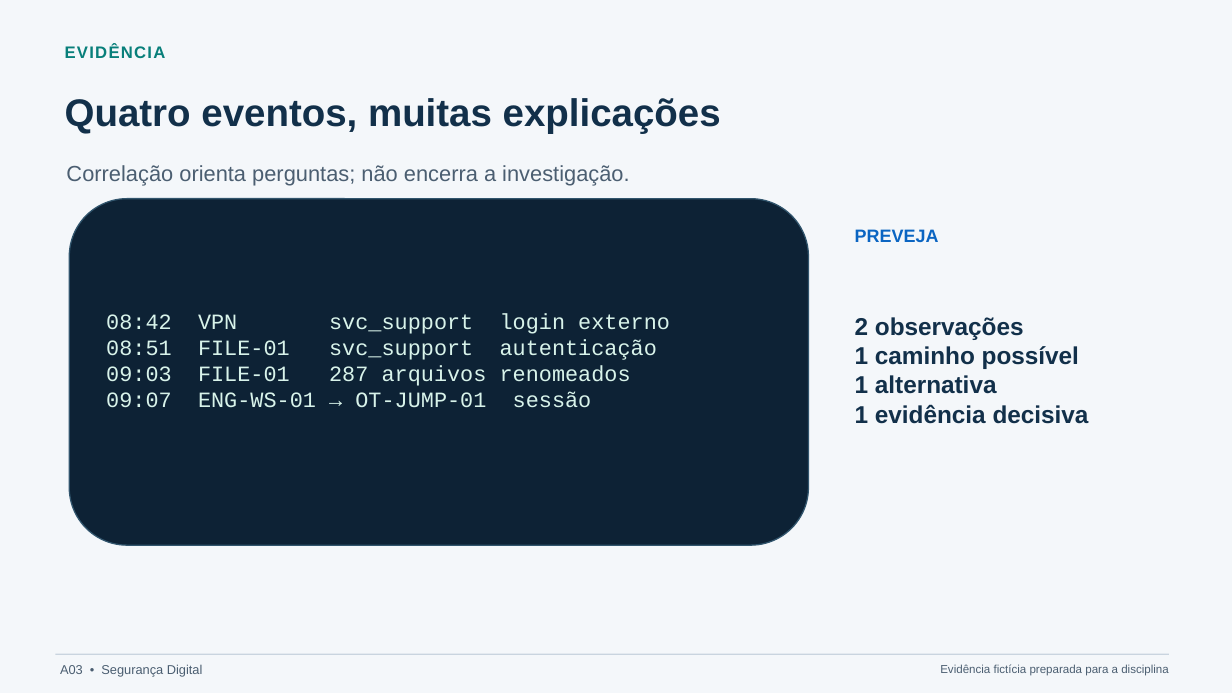
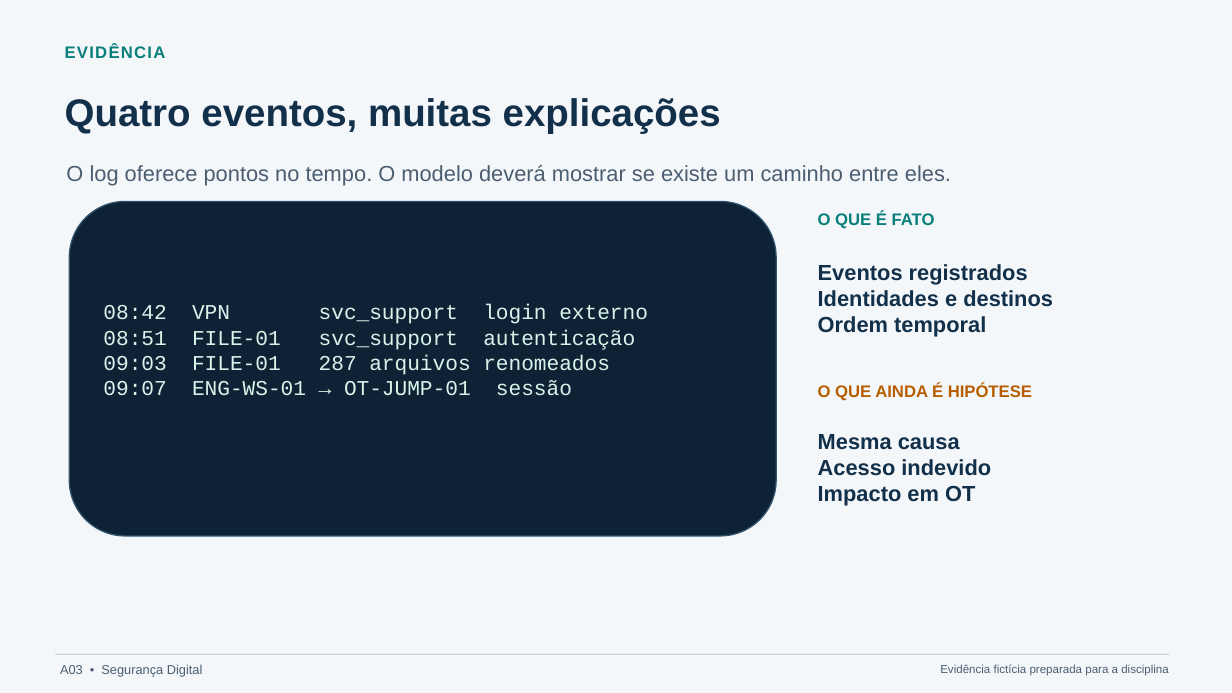
Before and after one commit to rafaelrezo/seguranca-digital, a slide deck: slide 2 of slides/A03-do-caminho-de-ataque-ao-modelo-de-ameacas/fonte/A03-do-caminho-de-ataque-ao-modelo-de-ameacas.pptx. Drawn at 1232x693 pixels with LibreOffice and Linux fonts; fonts in the diff are those of the drawing. Boxes give left, top, right and bottom in pixels: in the first picture for what was removed or moved away, otherwise in the second. Text is boxed around its words. In the diff, an @@ line names an element or a change of style, - is before the commit and + after.

```diff
--- a/slides/A03-do-caminho-de-ataque-ao-modelo-de-ameacas/fonte/A03-do-caminho-de-ataque-ao-modelo-de-ameacas.pptx
+++ b/slides/A03-do-caminho-de-ataque-ao-modelo-de-ameacas/fonte/A03-do-caminho-de-ataque-ao-modelo-de-ameacas.pptx
@@ text at <box>66,165,951,186</box>: text changed @@
-Correlação orienta perguntas; não encerra a investigação.
+O log oferece pontos no tempo. O modelo deverá mostrar se existe um caminho entre eles.
@@ rounded rectangle: place and size @@
-rounded rectangle at <box>69,199,809,545</box>
+rounded rectangle at <box>69,201,776,536</box>
@@ text added at <box>818,212,935,229</box>, 13 pt, text #087F7A, bold @@
+O QUE É FATO
@@ text removed at <box>855,229,939,242</box> @@
-PREVEJA
@@ text "08:42 VPN svc_support login externo" at <box>103,304,648,395</box>: size 17 to 16.5 pt @@
@@ text added at <box>818,264,1053,337</box>, 17 pt, text #12304A, bold @@
+Eventos registrados
+Identidades e destinos
+Ordem temporal
@@ text removed at <box>855,317,1089,424</box> @@
-2 observações
-1 caminho possível
-1 alternativa
-1 evidência decisiva
@@ text added at <box>818,383,1032,401</box>, 13 pt, text #B75D00, bold @@
+O QUE AINDA É HIPÓTESE
@@ text added at <box>818,434,991,506</box>, 17 pt, text #12304A, bold @@
+Mesma causa
+Acesso indevido
+Impacto em OT
```
Also in this commit, not shown: 7 other slides changed, 1 slide added, 1 slide removed, 27 other files.
